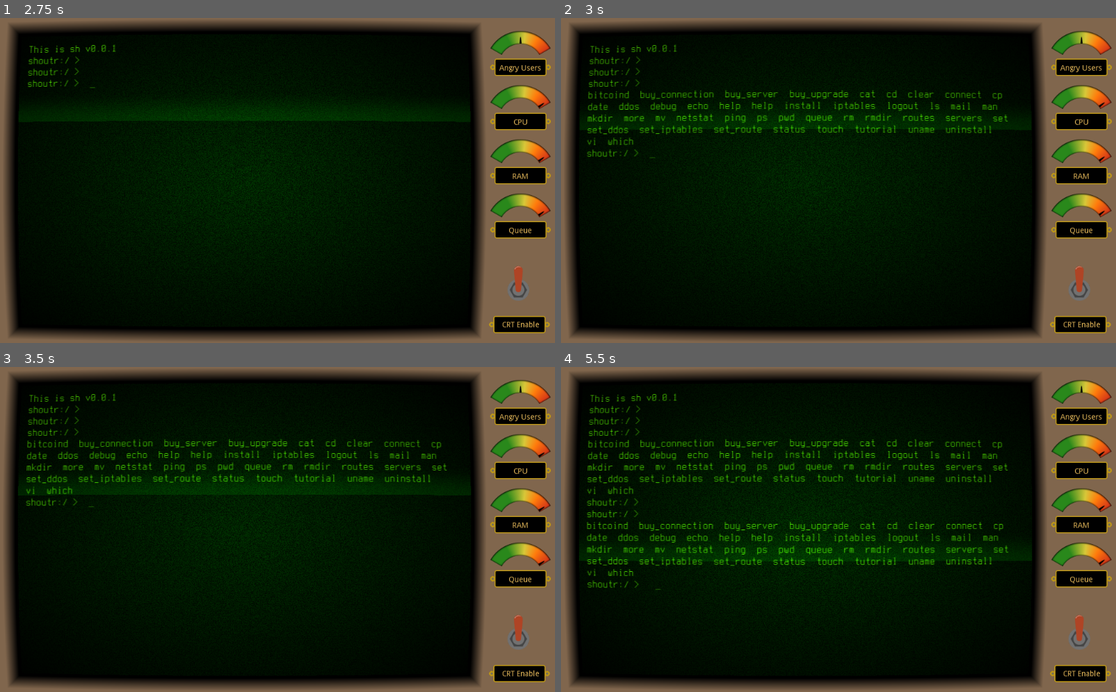
Above: before the commit, frames 1-4 (two rows, left to right).
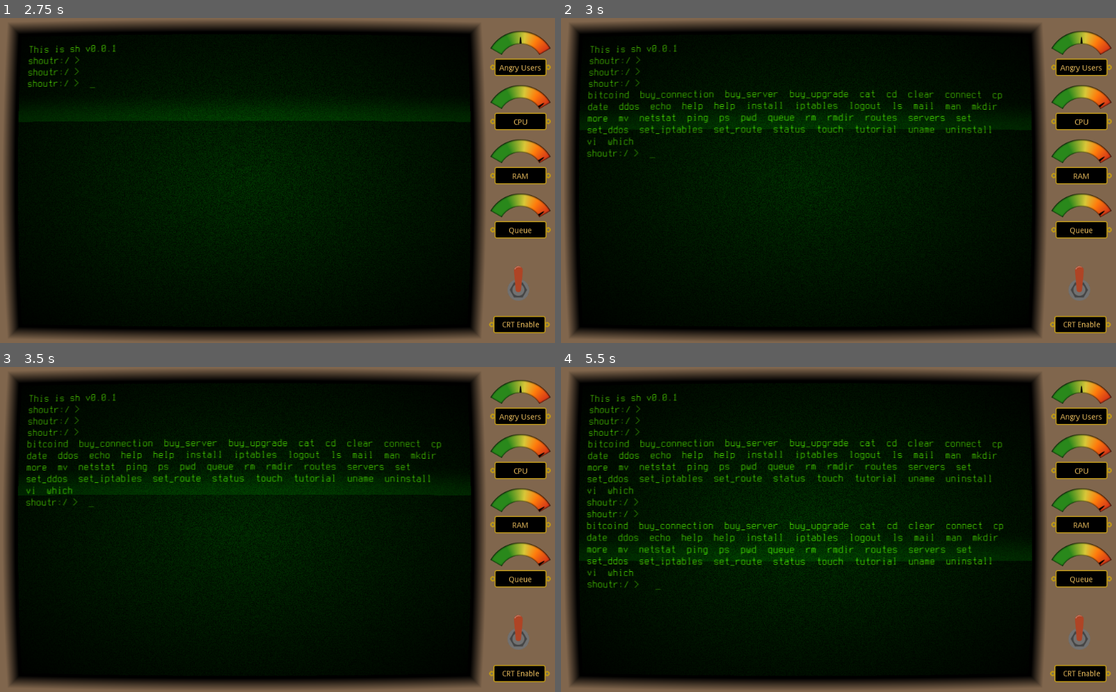
Above: after the commit, the same moments.

Repository: SmBe19/LD46
Game: Godot game, scene res://scn/root.tscn
The game is run twice, just before and just after one commit, with the same random seed, the same clock (stepped at 60 frames per second) and the same inputs.
Inputs (mouse positions are in pixels of both pictures, inside the frame that each line leads up to):
- Up to frame 1 (2.75 s): click (516, 291) at 0.5 s; tap Enter at 1.25, 2.1 s; hold Right 1.28-2.03 s; tap Backspace at 1.35 s; tap Space at 1.52, 2.27 s; hold Down from 2.03 s (still down)
- Up to frame 2 (3 s): release Down at 2.78 s; hold Right from 2.78 s (still down); tap Tab at 2.85 s
- Up to frame 3 (3.5 s): keep holding Right
- Up to frame 4 (5.5 s): release Right at 3.53 s; hold Up 3.53-4.28 s; tap Backspace at 3.6 s; tap Space at 3.77, 4.52, 5.27 s; hold Left from 4.28 s (still down); tap Enter at 4.35 s; tap Tab at 5.1 s

Frame 1 is identical in both runs. In frame 2, 1.1% of the frame differs, in the area x 5-81%, y 25-33%; in frame 3, 1.1%; in frame 4, 2.3%, in the area x 5-81%, y 25-58%.
Error in both runs: Invalid get index '0' (on base: 'Nil'). (res://src/cmd/sh.gd:63)

Commit message:
add cheats, improve tutorial

Diff:
--- a/cfg/services.json
+++ b/cfg/services.json
@@ -121,7 +121,7 @@
 	},
 	{
 	"name": "ddos",
-	"human_name": "DDOS Detector",
+	"human_name": "DDoS Detector",
 	"inputs": [],
 	"resources": {
 		"ram": 1024,
--- a/src/cmd/ddos.gd
+++ b/src/cmd/ddos.gd
@@ -6,7 +6,7 @@
 func help():
 	send_output("Show ddos configuration.\n")
 	send_output("Some users flood your network with fake requests. You don't receive any money from these requests and the only goal is to overwhelm your system.")
-	send_output("You can use DDOS detection to scan a request. If the request is deemed a fake request, its request type is changed to 'fake'. Note however, that some small part of the real requests will also be classified as fake (see set_ddos).\n")
+	send_output("You can use DDoS detection to scan a request. If the request is deemed a fake request, its request type is changed to 'fake'. Note however, that some small part of the real requests will also be classified as fake (see set_ddos).\n")
 	send_output("The fake requests can be sent to the blackhole service, which just drops them, or to the analyzer service, which gives you the corresponding ip addresses. You can then use these with iptables and in the ddos configuration to filter the traffic.\n")
 	usage()
 	send_output("\nAlso see: set_ddos, queue")
@@ -23,9 +23,9 @@
 		send_output("No rules defined")
 		return 0
 	if server.has_ddos_installed:
-		send_output("DDOS Service installed")
+		send_output("DDoS Service installed")
 	else:
-		send_output("DDOS Service not installed")
+		send_output("DDoS Service not installed")
 	var checked = 0
 	for i in server.ddos_checked:
 		checked += i
--- a/src/cmd/debug.gd
+++ b/src/cmd/debug_init.gd
@@ -8,8 +8,8 @@
 	Root.connect_servers(Root.servers[0], Root.servers[2])
 	Root.servers[0].install_service('ddos')
 	Root.servers[0].install_service('blackhole')
-	Root.servers[0].install_service('compute')
-	Root.servers[0].install_service('database')
+	Root.servers[2].install_service('compute')
+	Root.servers[2].install_service('database')
 	Root.servers[1].install_service('analyzer')
 	server.fs_root.open('etc/requests/*', true).content = 'apps'
 	server.fs_root.open('etc/requests/fake', true).content = 'shoutr\nanalyzer\n'
--- /dev/null
+++ b/src/cmd/debug_money.gd
@@ -0,0 +1,6 @@
+extends Process
+
+func run(args):
+	Root.money += 1e6
+	Root.money_log.append("+$" + str(1e6) + ": Cheating")
+	return 0
--- /dev/null
+++ b/src/cmd/debug_time.gd
@@ -0,0 +1,8 @@
+extends Process
+
+func run(args):
+	if len(args) < 2:
+		send_output("debug_time <new_time>")
+		return 1
+	Root.game_tick = int(args[1])
+	return 0
--- /dev/null
+++ b/src/cmd/debug_users.gd
@@ -0,0 +1,6 @@
+extends Process
+
+func run(args):
+	for i in 20:
+		UserHandler.generate_user()
+	return 0
--- a/src/cmd/iptables.gd
+++ b/src/cmd/iptables.gd
@@ -25,10 +25,13 @@
 	for i in server.iptables_blocked:
 		blocked += i
 	send_output('Blocked ' + str(blocked) + ' requests in last 30s.')
+	var is_first = true
 	for route in node.children.keys():
 		if route.begins_with('.'):
 			continue
-		send_output(" ")
+		if not is_first:
+			send_output(" ")
+		is_first = false
 		send_output(route + ":")
 		var routes = node.open(route).content
 		send_output(routes)
--- a/src/cmd/routes.gd
+++ b/src/cmd/routes.gd
@@ -21,10 +21,13 @@
 	if node == null:
 		send_output("No routes defined")
 		return 0
+	var is_first = true
 	for route in node.children.keys():
 		if route.begins_with('.'):
 			continue
-		send_output(" ")
+		if not is_first:
+			send_output(" ")
+		is_first = false
 		send_output(route + ":")
 		var routes = node.open(route).content
 		send_output(routes)
--- a/src/cmd/set_route.gd
+++ b/src/cmd/set_route.gd
@@ -4,7 +4,7 @@
 	send_output('usage: set_route <request_type> [<server> ...]')
 
 func help():
-	send_output("Create request forwarding rule.\nIf a request can not be handled locally (because there is not matching service or the service is curr …(163 unchanged characters)…
+	send_output("Create request forwarding rule.\nIf a request can not be handled locally (because there is no matching service or the service is curr …(163 unchanged characters)…
 	send_output("Please note that you can only forward packets if you have a connection between the two servers.\n")
 	send_output("If you specify multiple servers, one of them is chosen at random. This allows you to balance the load onto multiple servers.\n")
 	usage()
--- a/src/cmd/sh.gd
+++ b/src/cmd/sh.gd
@@ -25,7 +25,7 @@
 		dir.list_dir_begin()
 		var fname = dir.get_next()
 		while fname != "":
-			if fname.ends_with(".gd"):
+			if fname.ends_with(".gd") and not fname.begins_with('debug'):
 				commands.append(fname.left(len(fname) - 3))
 			fname = dir.get_next()
 		commands += ["cd", "set", "help", "logout", "connect"]
--- a/src/cmd/tutorial.gd
+++ b/src/cmd/tutorial.gd
@@ -140,7 +140,7 @@
 	send_output("Now that you have a shiny new server, you should configure it correctly.")
 	send_output("You can see all your servers with 'servers'. You can switch to one of your servers using the 'connect' command.")
 	send_output("First, you need to buy a new connection between the two servers.")
-	send_output("Do this now with 'buy_connection'. You can then check the new connection using 'ping'.")
+	send_output("Do this now with 'buy_connection'.\nYou can then check the new connection using 'ping'.")
 	return true
 
 func configure_new_server(status):
@@ -165,6 +165,9 @@
 	if status.has('basic_setup_complete'):
 		return false
 	status['basic_setup_complete'] = true
+	send_output("You completed the basic tutorial. You can now build your network to handle the requests efficiently.")
+	send_output("Once you have a lot of angry users, you might want to come back to learn how to protect yourself against DDoS attacks.")
+	return true
 
 
 func handle_tutorial_basic(status):
@@ -190,7 +193,7 @@
 		return
 
 func handle_advanced_tutorial(status):
-	# TODO DDOS Tutorial
+	# TODO DDoS Tutorial
 	# TODO firewall Tutorial
 	pass
 
--- a/src/server.gd
+++ b/src/server.gd
@@ -7,9 +7,9 @@
 
 const UPGRADE_PRICE = {
 	'cpu': 512,
-	'disk': 256,
+	'disk': 512,
 	'ram': 512,
-	'queue': 1024,
+	'queue': 256,
 }
 
 var fs_root = FSDir.new("/", null)
@@ -256,6 +256,7 @@
 func run_services():
 	if len(installed_services) > 0:
 		var remaining_cpu = cpu_cycles
+		last_service = last_service % len(installed_services)
 		var last_run = last_service
 		while remaining_cpu > 0:
 			last_service = (last_service + 1) % len(installed_services)
